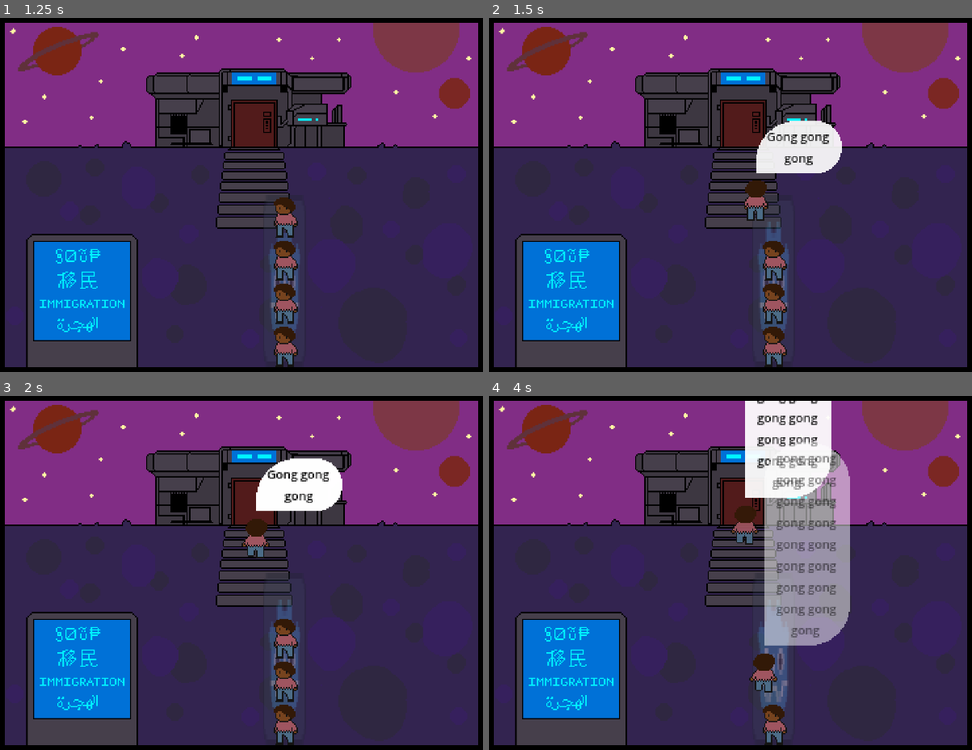
Above: before the commit, frames 1-4 (two rows, left to right).
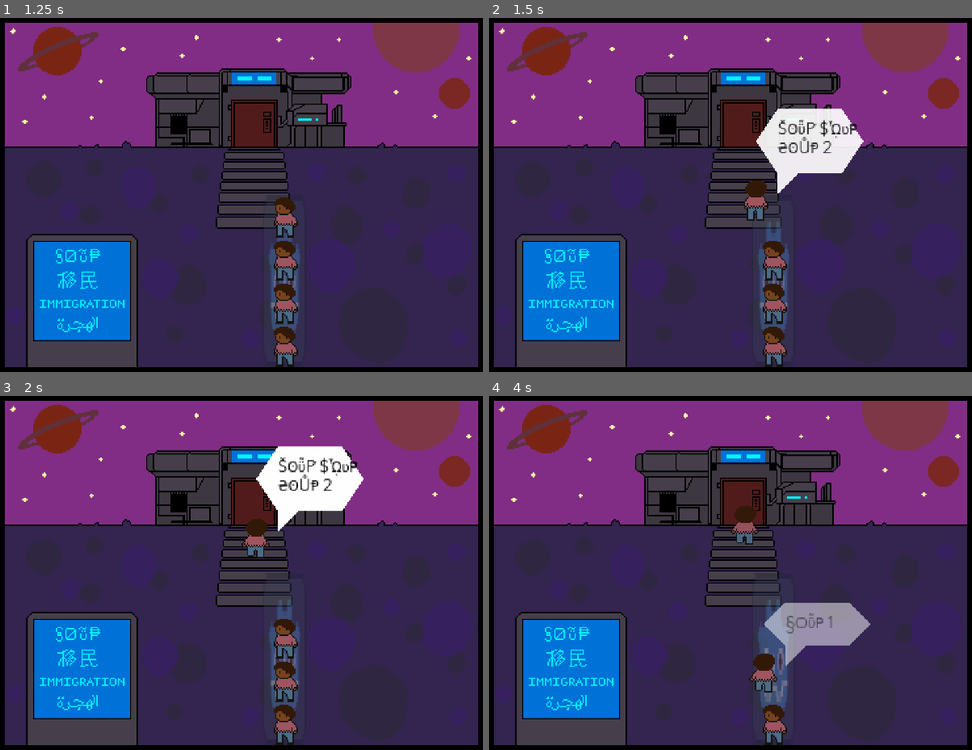
Above: after the commit, the same moments.

Repository: serrureriehurluberlesque/EGJ2024
Game: Godot game, scene res://scenes/main.tscn
Two runs of this game, one before a commit and one after it. Both use one fixed random seed, a clock stepped at 60 frames per second and the inputs below. Sound files missing from this copy of the repository are replaced by a short silence.
Inputs:
- Up to frame 1 (1.25 s): tap Enter at 0.5 s
- Up to frame 2 (1.5 s): tap Space at 1.25 s
- Up to frame 3 (2 s): no input
- Up to frame 4 (4 s): no input

Frame 1 is identical in both runs. In frame 2, 2.1% of the frame differs, in the area x 55-78%, y 25-50%; in frame 3, 2.2%; in frame 4, 12%, in the area x 53-79%, y 1-77%.

Commit message:
Des bulles kinda mieux

Diff:
--- /dev/null
+++ b/scenes/bubble.gd
@@ -0,0 +1,47 @@
+extends Label
+
+var coords_bubble_left : Array = [
+	[ 1.0, 3.0 ],  [ 1.0, 2.0 ], # bas de la bulle
+	[ 1.0, 2.0 ], [ 0.0, 1.0 ], # bas-milieu de la bulle
+	[ 0.0, 1.0 ],  [ 1.0, 0.0 ], # milieu-haut de la bulle
+	[ 1.0, 0.0 ], [ 4.0, 0.0 ], # haut de la bulle
+	[ 4.0, 0.0 ], [ 5.0, 1.0 ], # haut-milieu de la bulle
+	[ 5.0, 1.0 ], [ 4.0, 2.0 ], # milieu-bas de la bulle
+	[ 4.0, 2.0 ],  [ 2.0, 2.0 ], # bas de la bulle
+	[ 2.0, 2.0 ],  [ 1.0, 3.0 ], # bas de la bulle
+]
+var bubble_left : PackedVector2Array
+
+func float_array_to_Vector2Array(coords : Array) -> PackedVector2Array:
+	# Convert the array of floats into a PackedVector2Array.
+	var array : PackedVector2Array = []
+	#var n = get_node("../Text").text.split(" ").size() - 1
+	var n = get_node("../Text").get_line_count()
+	get_node("../Text").text += str(n)
+
+
+	for coord in coords:
+		var vec = Vector2(coord[0], coord[1])
+
+		# Scale bubble
+		if n >= 2:
+			get_node("../Text").position.y -= (n - 1)  # oui c'est moche...
+			if vec.y == 1.0:
+				vec.y -= 0.5 * (n - 1)
+			elif vec.y < 1.0:
+				vec.y -= 1 * (n - 1)
+
+		array.append(vec * 16)
+
+	return array
+
+# Called when the node enters the scene tree for the first time.
+func _ready():
+	bubble_left = float_array_to_Vector2Array(coords_bubble_left);
+
+# Called every frame. 'delta' is the elapsed time since the previous frame.
+func _process(delta):
+	pass
+
+func _draw():
+	draw_polygon(bubble_left, [ Color.WHITE ])
--- a/scenes/personnage.gd
+++ b/scenes/personnage.gd
@@ -61,7 +61,7 @@
 
 func movable():
 	can_move = true
-	$Speaker.speak.emit()
+	$Speaker.speak.emit(randi() % 3 + 1, true)
 
 func move(v, delta):
 	if can_move:
--- a/scenes/speaker.gd
+++ b/scenes/speaker.gd
@@ -2,8 +2,14 @@
 @export var bubble_scene: PackedScene
 signal speak
 
-var POSSIBLE_SPEECH = ["gONG", "Gong gong", "Gong gong gong", "gong gong gong gong gong gong gong gong gong gong gong gong gong gong gong gong gong "]
-
+#var POSSIBLE_SPEECH = ["gŧœng", "Gong gong", "Gong gong gong", "gong gong gong gong gong gong gong gong gong gong gong gong gong gong gong gong gong "]
+var SOUP_LETTERS = [
+	['$', '§', 'Š', 'Ƨ', 'Ș', 'Σ', '₴', 'ȿ', 'σ', 'ṩ'],
+	['Ǭ', 'Ǿ', 'ʘ', 'Ѻ', 'Ӫ', 'Ỡ', 'ỗ', 'ᾯ', '☺️', '☠️'],
+	['Ŭ', 'Ů', 'Ű', 'Ų', 'Ǜ', 'Џ', 'Ṻ', 'Ứ', 'ῧ', 'ﬠ', 'ʋ'],
+	['Ƥ', 'ϥ', 'Ҏ', 'ᵽ', 'Ṕ', 'Ṗ', 'ῤ', 'Ῥ', '₱', 'Ᵽ'],
+]
+var POSSIBLE_SPEECH = ["gŧœng", "Gong gong", "Gong gong gong", "gong gong gong gong gong gong gong gong gong gong gong gong gong gong gong gong gong "]
 # Called when the node enters the scene tree for the first time.
 func _ready():
 	pass # Replace with function body.
@@ -13,11 +19,24 @@
 func _process(delta):
 	pass
 
-func _on_speak():
+func _on_speak(rep, native=false):
+	var words = ""
+
+	for n in rep:
+		var new_word = ""
+		if native:
+			for letter in SOUP_LETTERS:
+				new_word += letter[randi() % letter.size()]
+		else:
+			new_word = "soup"
+
+		new_word += " "
+
+		words += new_word
 	# Create a new instance of the SpeechBubble scene.alias
 	var bubble = bubble_scene.instantiate()
-	bubble.text = POSSIBLE_SPEECH[randi() % POSSIBLE_SPEECH.size()]
+	#bubble.get_node("Text").text = POSSIBLE_SPEECH[randi() % POSSIBLE_SPEECH.size()]
+	bubble.get_node("Text").text = words
 	bubble.position = Vector2(0, - (get_node("../Sprite2D").texture.get_height() + bubble.size.y + 3))
 
-
 	get_node("..").add_child(bubble)
--- a/scenes/speech_bubble.gd
+++ b/scenes/speech_bubble.gd
@@ -1,4 +1,4 @@
-extends Label
+extends Control
 
 # Called when the node enters the scene tree for the first time.
 func _ready():
@@ -12,7 +12,7 @@
 		modulate.a = sin($FadeOutTimer.time_left * (PI / 2) / $FadeOutTimer.wait_time)
 
 func _on_fade_in_timer_timeout():
-	var var_time = 0.2 + text.length() * 0.042 # TODO adapter
+	var var_time = 0.2 + $Text.text.length() * 0.06 # TODO adapter
 	$SpeechTimer.wait_time = var_time
 	$SpeechTimer.start()
 
--- a/scenes/speech_bubble.tscn
+++ b/scenes/speech_bubble.tscn
@@ -1,34 +1,28 @@
-[gd_scene load_steps=4 format=3 uid="uid://c1hty1782x6mt"]
+[gd_scene load_steps=6 format=3 uid="uid://c1hty1782x6mt"]
 
+[ext_resource type="FontFile" uid="uid://qeiefwcidcbp" path="res://assets/fonts/PlaywriteDEGrund-VariableFont_wght.ttf" id="1_4mpaf"]
 [ext_resource type="Script" path="res://scenes/speech_bubble.gd" id="1_vy0su"]
+[ext_resource type="Script" path="res://scenes/bubble.gd" id="2_2ce0m"]
 
-[sub_resource type="StyleBoxFlat" id="StyleBoxFlat_1f15a"]
-content_margin_left = 7.0
-content_margin_top = 5.0
-content_margin_right = 5.0
-content_margin_bottom = 5.0
-bg_color = Color(1, 1, 1, 1)
-corner_radius_top_left = 30
-corner_radius_top_right = 30
-corner_radius_bottom_right = 30
-anti_aliasing = false
+[sub_resource type="FontVariation" id="FontVariation_rp4w2"]
+base_font = ExtResource("1_4mpaf")
+spacing_top = -3
+spacing_bottom = -2
 
-[sub_resource type="LabelSettings" id="LabelSettings_n36xx"]
-font_size = 9
+[sub_resource type="LabelSettings" id="LabelSettings_hmt4q"]
+line_spacing = 0.0
+font = SubResource("FontVariation_rp4w2")
+font_size = 10
 font_color = Color(0, 0, 0, 1)
 
-[node name="SpeechBubble" type="Label"]
+[node name="SpeechBubble" type="Control"]
+layout_mode = 3
 anchors_preset = 2
 anchor_top = 1.0
 anchor_bottom = 1.0
 offset_top = -32.0
-offset_right = 64.0
+offset_right = 120.0
 grow_vertical = 0
-theme_override_styles/normal = SubResource("StyleBoxFlat_1f15a")
-label_settings = SubResource("LabelSettings_n36xx")
-horizontal_alignment = 1
-vertical_alignment = 1
-autowrap_mode = 2
 script = ExtResource("1_vy0su")
 metadata/_edit_group_ = true
 
@@ -43,6 +37,19 @@
 wait_time = 0.25
 one_shot = true
 
+[node name="Bubble" type="Label" parent="."]
+layout_mode = 0
+script = ExtResource("2_2ce0m")
+
+[node name="Text" type="Label" parent="."]
+layout_mode = 0
+offset_left = 16.0
+offset_top = 8.0
+offset_right = 80.0
+offset_bottom = 31.0
+label_settings = SubResource("LabelSettings_hmt4q")
+autowrap_mode = 2
+
 [connection signal="timeout" from="SpeechTimer" to="." method="_on_speech_timer_timeout"]
 [connection signal="timeout" from="FadeOutTimer" to="." method="_on_fade_out_timer_timeout"]
 [connection signal="timeout" from="FadeInTimer" to="." method="_on_fade_in_timer_timeout"]
Binary file added: assets/fonts/PlaywriteDEGrund-VariableFont_wght.ttf
Not shown, added: assets/fonts/PlaywriteDEGrund-VariableFont_wght.ttf.import
